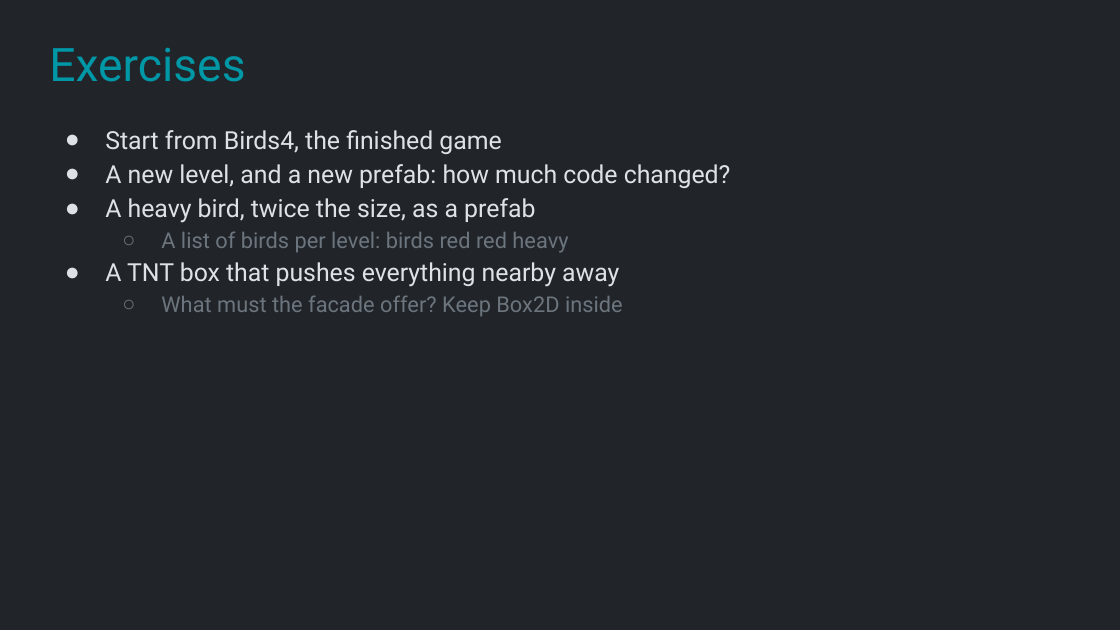
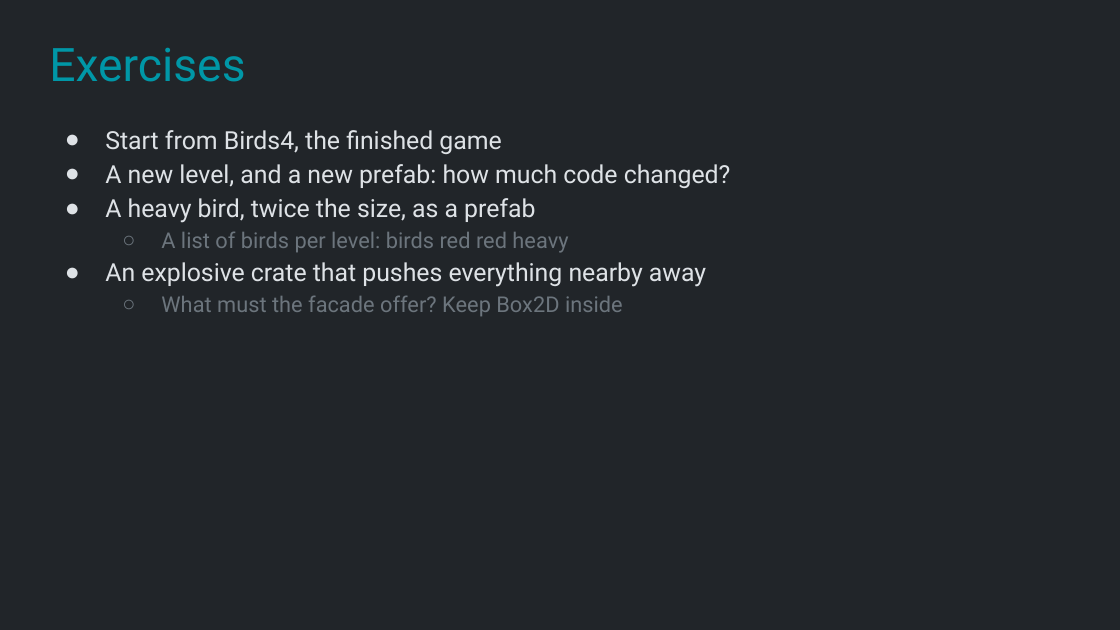
Before and after one commit to Metamate/gar, a slide deck: slide 29 of slides/08 Angry Birds.pptx. Drawn at 1120x630 pixels with LibreOffice and Linux fonts; fonts in the diff are those of the drawing. Boxes give left, top, right and bottom in pixels: in the first picture for what was removed or moved away, otherwise in the second. Text is boxed around its words. In the diff, an @@ line names an element or a change of style, - is before the commit and + after.

```diff
--- a/slides/08 Angry Birds.pptx
+++ b/slides/08 Angry Birds.pptx
@@ text at (x1=105, y1=262, x2=706, y2=287): text changed @@
-● A TNT box that pushes everything nearby away
+● An explosive crate that pushes everything nearby away
```
Also in this commit, not shown: 19 other files.
